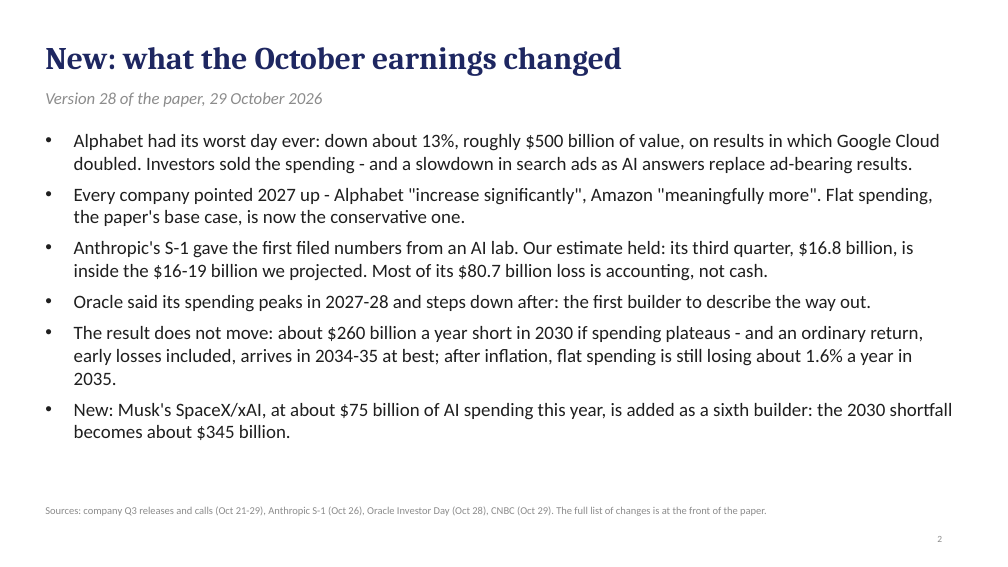
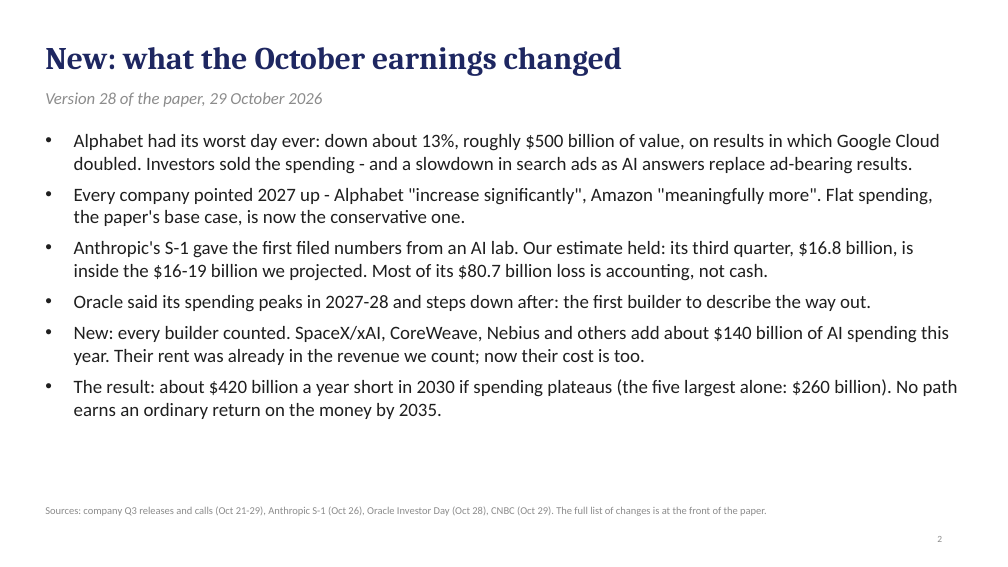
Before and after one commit to desfitz/ai-compute-limits, a slide deck: slide 2 of paper/easy_deck_v29.pptx. Drawn at 1008x567 pixels with LibreOffice and Linux fonts; fonts in the diff are those of the drawing. Boxes give left, top, right and bottom in pixels: in the first picture for what was removed or moved away, otherwise in the second. Text is boxed around its words. In the diff, an @@ line names an element or a change of style, - is before the commit and + after.

```diff
--- a/paper/easy_deck_v29.pptx
+++ b/paper/easy_deck_v29.pptx
@@ text at [74, 326, 958, 419]: text changed @@
-• The result does not move: about $260 billion a year short in 2030 if spending plateaus - and an ordinary return, early losses included, arrives in 2034-35 at best; after inflation, flat spending is still losing about 1.6% a year in 2035.
-• New: Musk's SpaceX/xAI, at about $75 billion of AI spending this year, is added as a sixth builder: the 2030 shortfall becomes about $345 billion.
+• New: every builder counted. SpaceX/xAI, CoreWeave, Nebius and others add about $140 billion of AI spending this year. Their rent was already in the revenue we count; now their cost is too.
+• The result: about $420 billion a year short in 2030 if spending plateaus (the five largest alone: $260 billion). No path earns an ordinary return on the money by 2035.
```
Also in this commit, not shown: 14 other slides changed, 18 other files.
